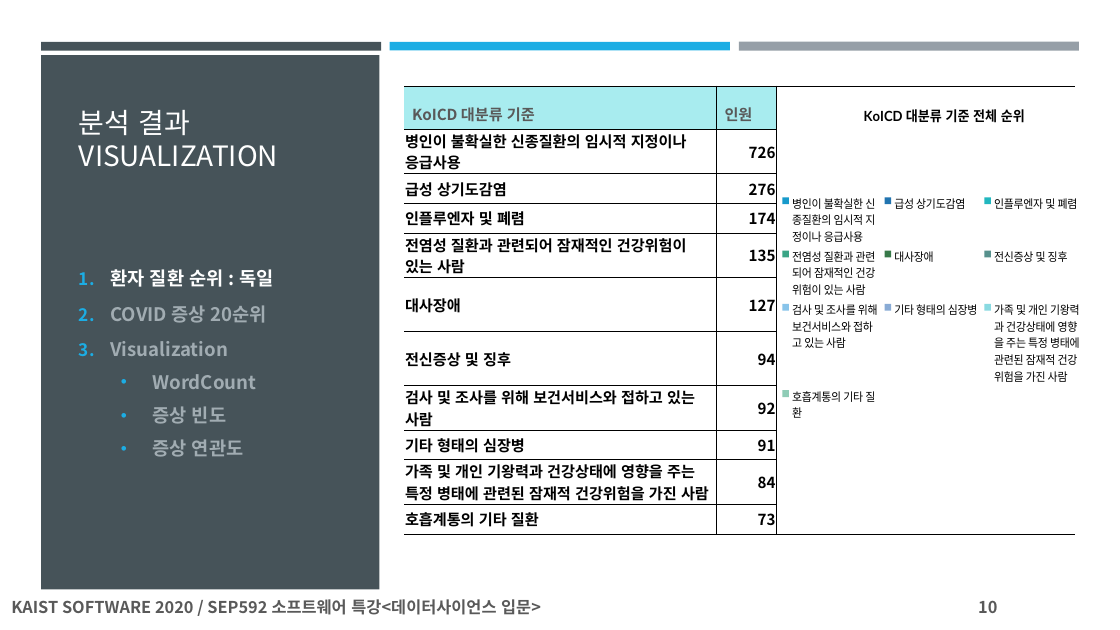
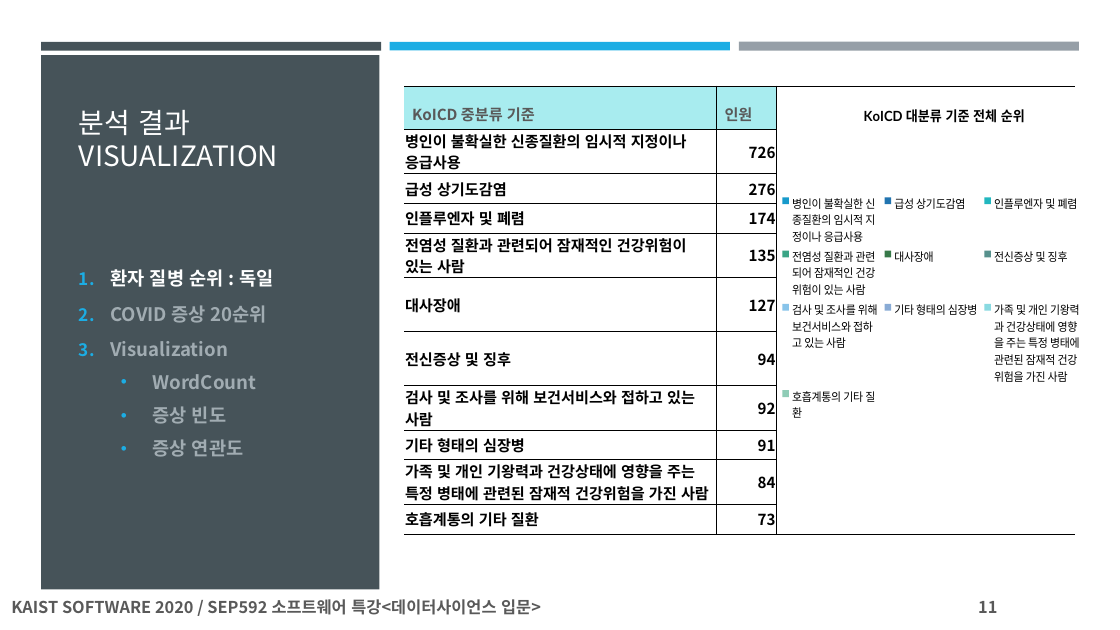
Before and after one commit to steve-lemon/diagnosis-COVID-19, a slide deck: slide 11 of SEP592_팀프로젝트자료B조/Documents/SEP592_데이타사이언스_최종발표_B조_COVID19_증상(정대욱_홍상표_조성민).pptx (slide 10 before the commit). Drawn at 1120x630 pixels with LibreOffice and Linux fonts; fonts in the diff are those of the drawing. Boxes give left, top, right and bottom in pixels: in the first picture for what was removed or moved away, otherwise in the second. Text is boxed around its words. In the diff, an @@ line names an element or a change of style, - is before the commit and + after.

```diff
--- a/SEP592_팀프로젝트자료B조/Documents/SEP592_데이타사이언스_최종발표_B조_COVID19_증상(정대욱_홍상표_조성민).pptx
+++ b/SEP592_팀프로젝트자료B조/Documents/SEP592_데이타사이언스_최종발표_B조_COVID19_증상(정대욱_홍상표_조성민).pptx
@@ table at [404,86,1075,531] @@
-row 1, column 1: KoICD 대분류 기준
+row 1, column 1: KoICD 중분류 기준
@@ text at [110,269,273,287]: text changed @@
-1. 환자 질환 순위 : 독일
+1. 환자 질병 순위 : 독일
@@ page number at [978,601,997,613]: text changed @@
-10
+11
```
Also in this commit, not shown: 18 other slides changed, 1 slide added.
